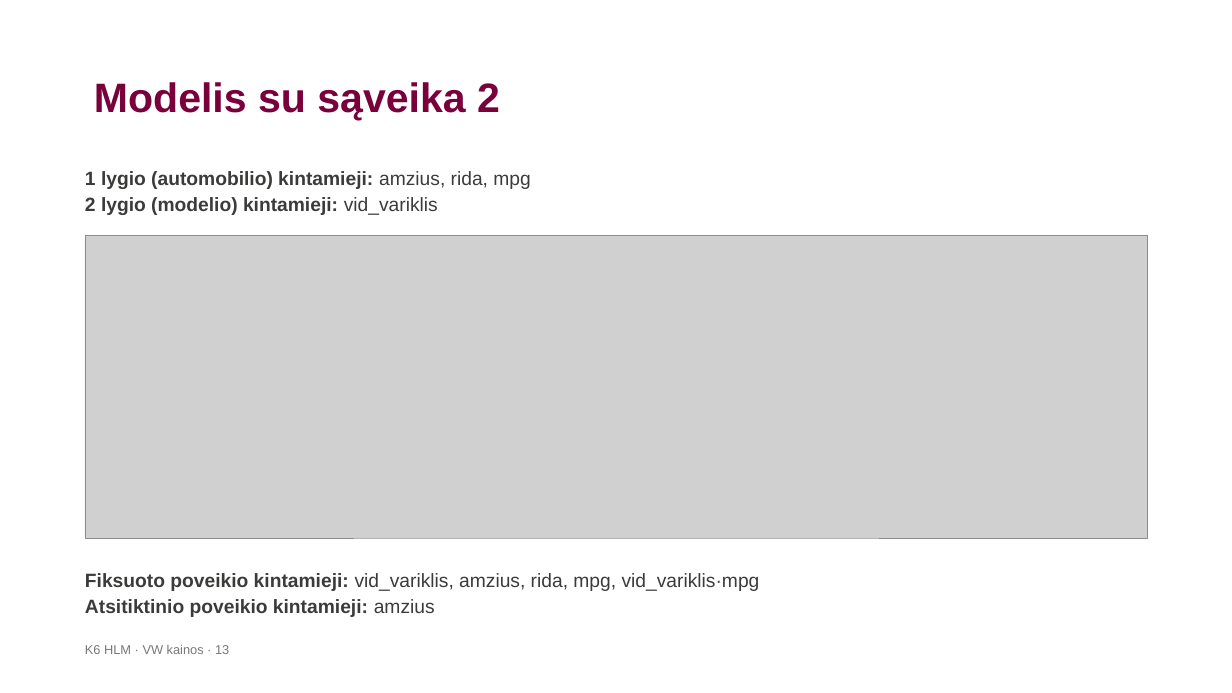
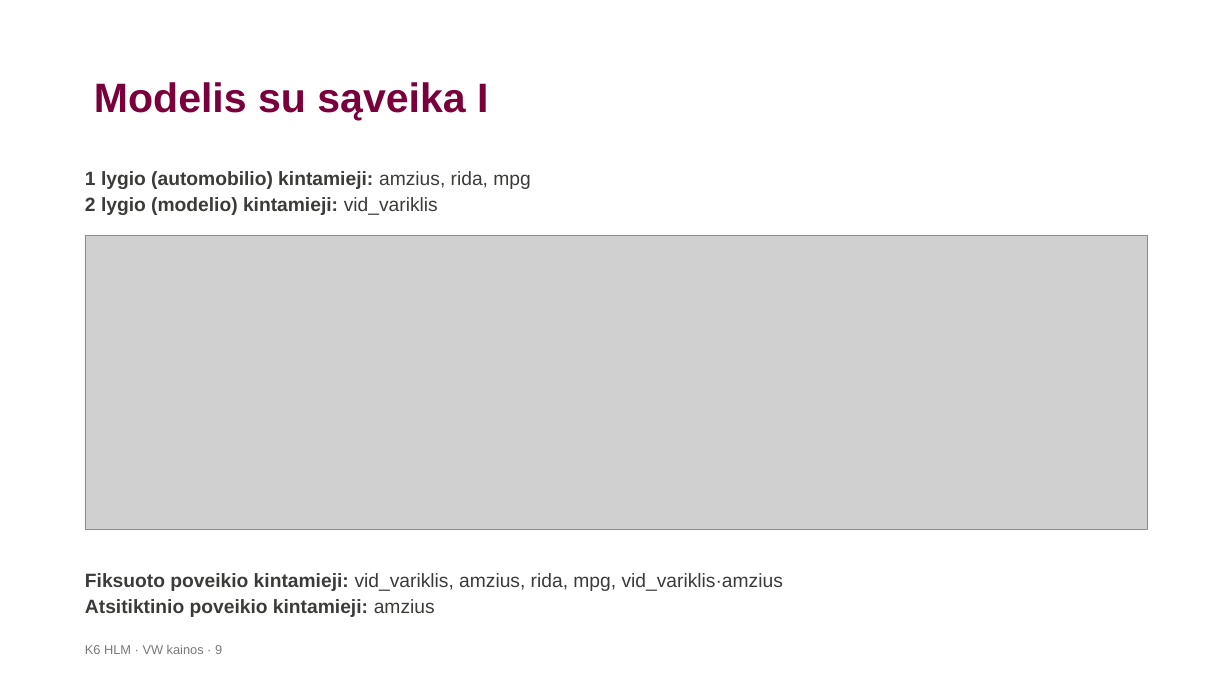
Before and after one commit to LidijaPu/K6, a slide deck: slide 9 of K6_HLM_VW_pristatymas.pptx (slide 13 before the commit). Drawn at 1232x693 pixels with LibreOffice and Linux fonts; fonts in the diff are those of the drawing; grey boxes stand for pictures; background and template pictures are left out. Boxes give left, top, right and bottom in pixels: in the first picture for what was removed or moved away, otherwise in the second. Text is boxed around its words. In the diff, an @@ line names an element or a change of style, - is before the commit and + after.

```diff
--- a/K6_HLM_VW_pristatymas.pptx
+++ b/K6_HLM_VW_pristatymas.pptx
@@ title at <box>94,82,488,120</box>: text changed @@
-Modelis su sąveika 2
+Modelis su sąveika I
@@ picture: place and size @@
-picture at <box>85,236,1148,538</box>
+picture at <box>85,236,1148,530</box>
@@ text at <box>85,573,783,591</box>: text changed @@
-Fiksuoto poveikio kintamieji: vid_variklis, amzius, rida, mpg, vid_variklis·mpg
+Fiksuoto poveikio kintamieji: vid_variklis, amzius, rida, mpg, vid_variklis·amzius
@@ text at <box>85,644,222,654</box>: text changed @@
-K6 HLM · VW kainos · 13
+K6 HLM · VW kainos · 9
```
Also in this commit, not shown: 8 other slides changed, 1 slide added, 3 other files.
